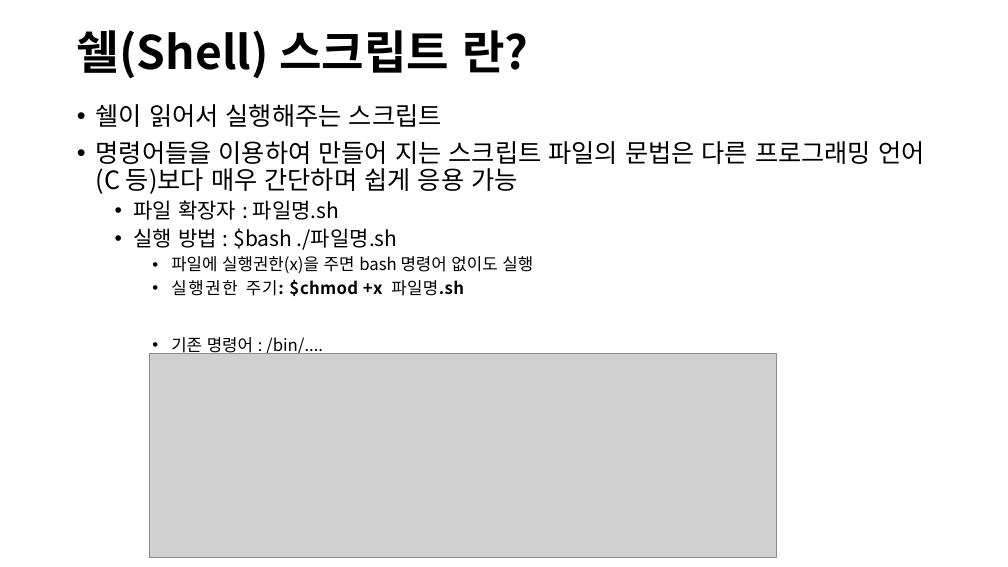
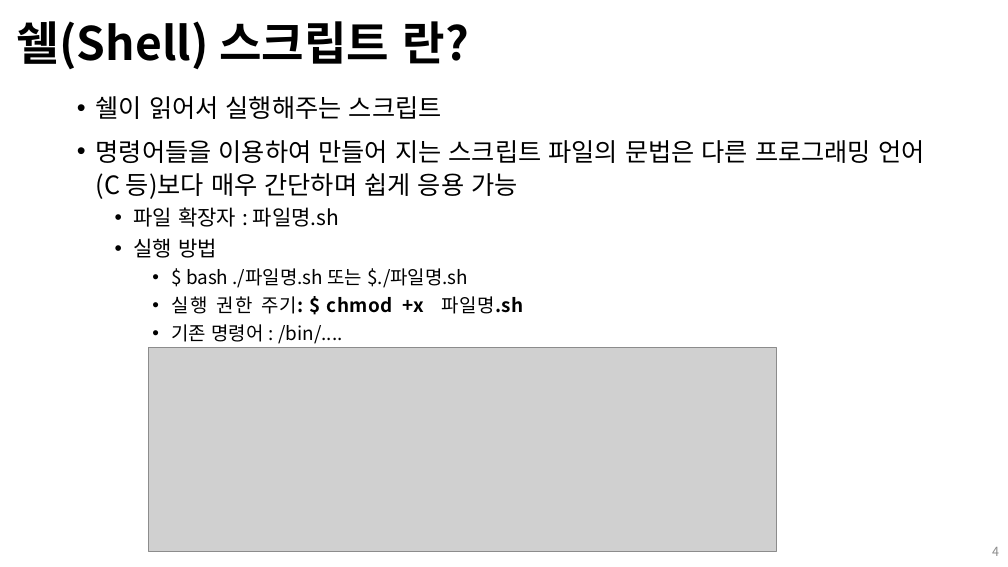
Before and after one commit to Open-Source-Programming/OpenSource-Lec, a slide deck: slide 4 of 03-shell_script_1.pptx. Drawn at 1008x567 pixels with LibreOffice and Linux fonts; fonts in the diff are those of the drawing; grey boxes stand for pictures; background and template pictures are left out. Boxes give left, top, right and bottom in pixels: in the first picture for what was removed or moved away, otherwise in the second. Text is boxed around its words. In the diff, an @@ line names an element or a change of style, - is before the commit and + after.

Commit message:
새롭게 파일들을 정리하여 추가합니다

```diff
--- a/03-shell_script_1.pptx
+++ b/03-shell_script_1.pptx
@@ title "쉘(Shell) 스크립트 란?": place and size @@
-title "쉘(Shell) 스크립트 란?" at <box>77,30,528,78</box>
+title "쉘(Shell) 스크립트 란?" at <box>17,21,468,69</box>
@@ text "쉘이 읽어서 실행해주는 스크립트": place and size @@
-text "쉘이 읽어서 실행해주는 스크립트" at <box>96,104,924,356</box>
+text "쉘이 읽어서 실행해주는 스크립트" at <box>96,96,924,344</box>
@@ text at <box>96,96,924,344</box>: size 16 to 18 pt in "기존 명령어 : /bin/...."; line spacing 0.9 to 1.1; line spacing 0.9 to 1; line spacing 1.4 to 1 @@
@@ text at <box>134,238,524,314</box>: text changed; size 16 to 18 pt @@
-  • 실행 방법 : $bash ./파일명.sh
-    • 파일에 실행권한(x)을 주면 bash 명령어 없이도 실행
-    • 실행권한 주기: $chmod +x 파일명.sh
+  • 실행 방법
+    • $ bash ./파일명.sh 또는 $./파일명.sh
+    • 실행 권한 주기: $ chmod +x 파일명.sh
@@ picture: place and size @@
-picture at <box>149,353,777,558</box>
+picture at <box>149,347,777,552</box>
@@ page number added at <box>992,547,999,556</box>, 12 pt, text #8C8C8C @@
+4
```
Also in this commit, not shown: 11 other slides changed, 20 slides added, 9 other files.
